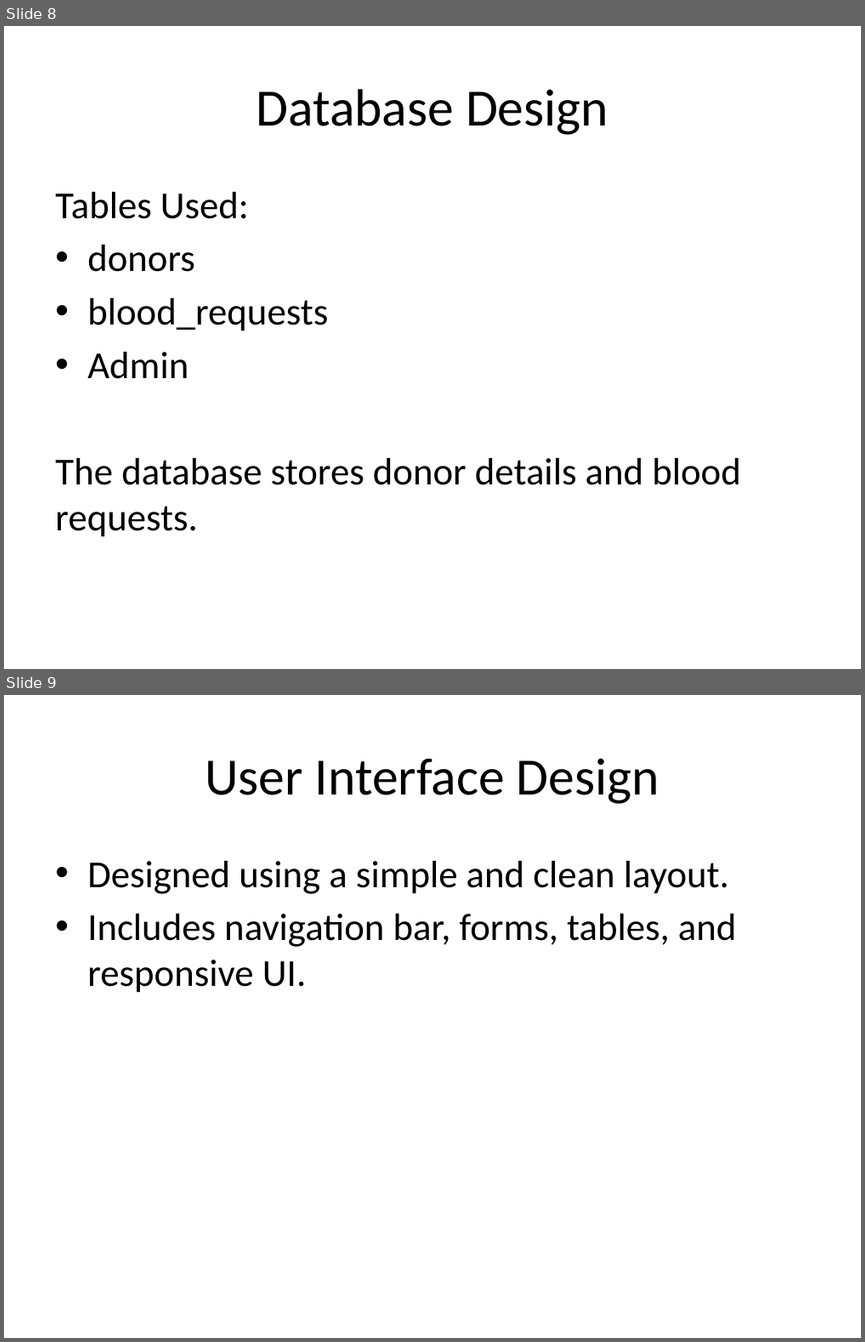
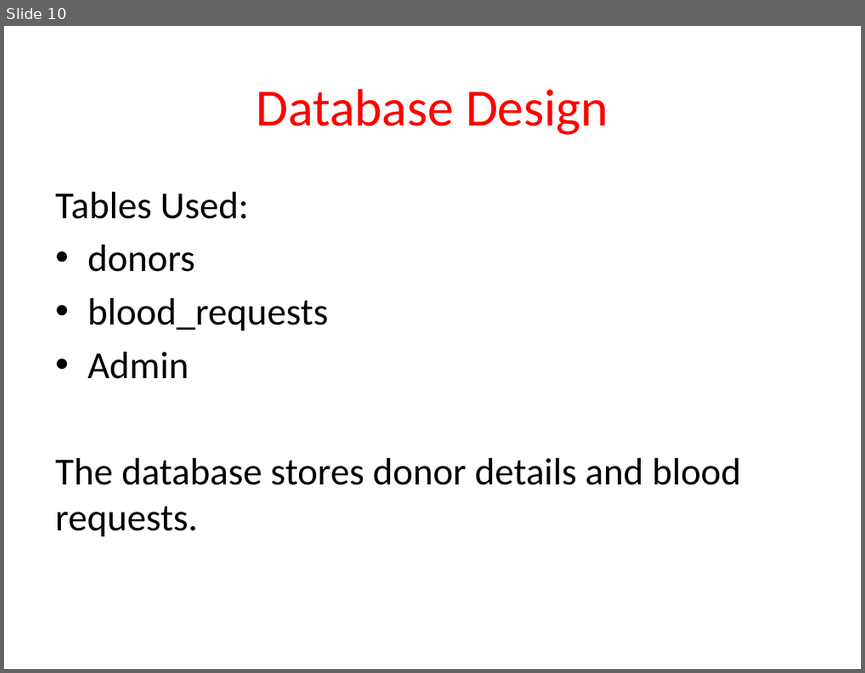
Before and after one commit to Rupa1277/BloodDonation_and_Donor_management_system, a slide deck: Other_Docs/blood_bank_mini_project_presentation.pptx. Shown one above the other, each under a label of ours: slides 8 and 9 before the commit, slide 10 after it. The pictures are 865x1342 and 865x673 pixels, drawn with LibreOffice and Linux fonts; fonts in the diff are those of the drawing. Boxes give left, top, right and bottom in pixels: in the first picture for what was removed or moved away, otherwise in the second. Text is boxed around its words. In the diff, an @@ line names an element or a change of style, - is before the commit and + after.

```diff
--- a/Other_Docs/blood_bank_mini_project_presentation.pptx
+++ b/Other_Docs/blood_bank_mini_project_presentation.pptx
@@ slide 9 removed at bbox=[4, 695, 861, 1338], background #FFFFFF @@
@@ title removed at bbox=[205, 758, 659, 804] @@
-User Interface Design
@@ text removed at bbox=[87, 861, 737, 993] @@
-• Designed using a simple and clean layout.
-• Includes navigation bar, forms, tables, and responsive UI.
@@ what was slide 8 is now slide 10 @@
@@ slide 10 changed as well @@
@@ title "Database Design" at bbox=[256, 89, 608, 135]: text colour #000000 to #FF0000 @@
```
Also in this commit, not shown: 7 other slides changed, 11 slides added, 2 other slides removed, 1 other file.
